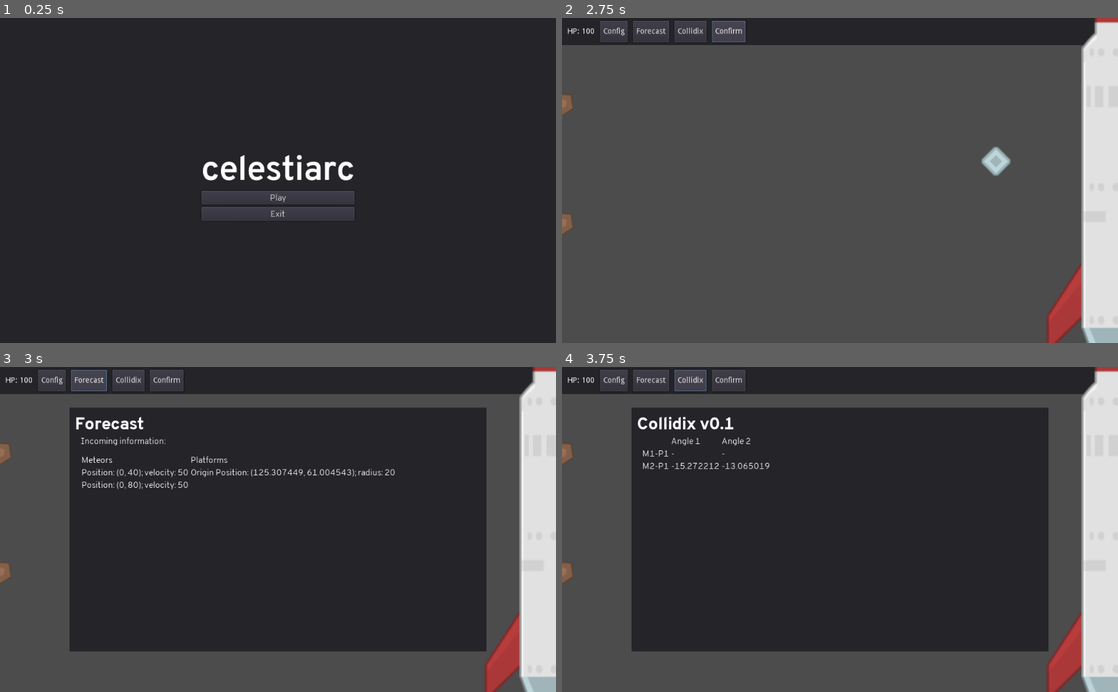
Above: before the commit, frames 1-4 (two rows, left to right).
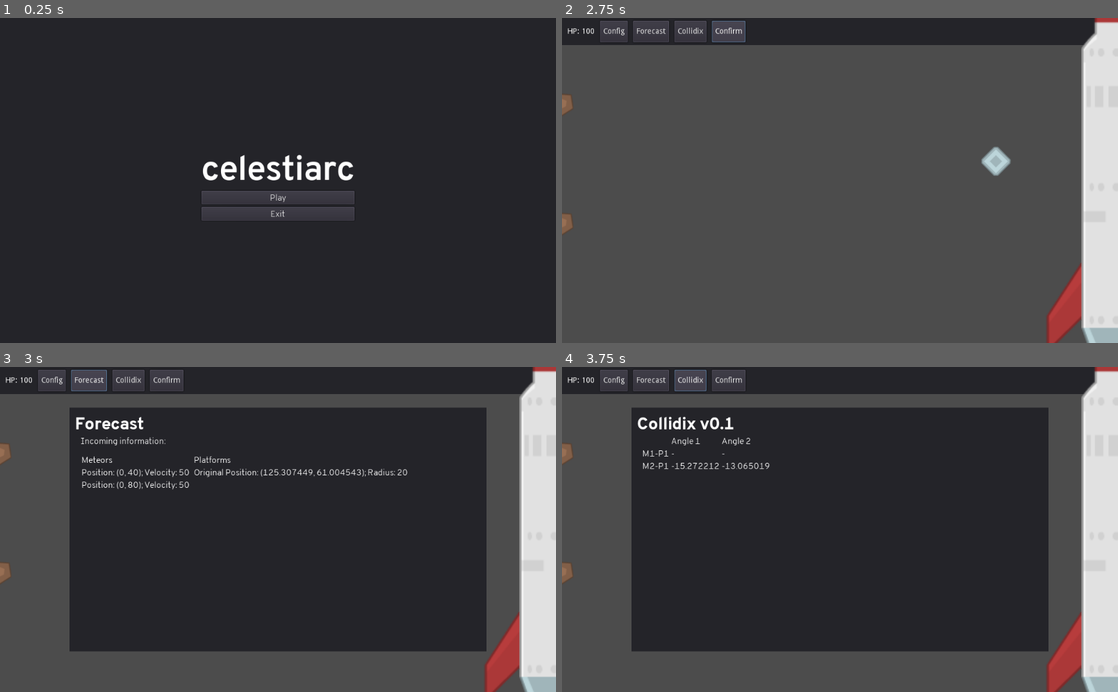
Above: after the commit, the same moments.

Repository: DrgnInventor/celestiarc
Game: Godot game, scene res://scenes/MainMenu.tscn
Same seed, same stepped clock (60 frames per second), same inputs: the game is played once before the commit and once after it.
Inputs:
- Up to frame 1 (0.25 s): no input
- Up to frame 2 (2.75 s): click "Play" at 0.5 s; click "Confirm" at 1.25 s; click "Confirm" at 2 s
- Up to frame 3 (3 s): click "Forecast" at 2.75 s
- Up to frame 4 (3.75 s): click "Collidix" at 3.5 s

Frames 1-2 are identical in both runs. In frame 3, 0.7% of the frame differs, in the area x 26-74%, y 27-38%; in frame 4, nothing differs.

Commit message:
Table generation rework

Diff:
--- a/scenes/ForecastOverlay.tscn
+++ b/scenes/ForecastOverlay.tscn
@@ -37,7 +37,7 @@
 margin_top = 35.0
 margin_right = 596.0
 margin_bottom = 192.0
-columns = 2
+columns = 3
 __meta__ = {
 "_edit_use_anchors_": false
 }
--- a/scripts/Forecaster.gd
+++ b/scripts/Forecaster.gd
@@ -11,26 +11,45 @@
 	return label
 
 
-func create_row(a: String, b: String) -> void:
+func create_row(a: String, b: String, c: String) -> void:
 	forecast.add_child(_create_label(a))
 	forecast.add_child(_create_label(b))
+	forecast.add_child(_create_label(c))
+
+
+func generate_forecast_entry(a: Array, i, case: int):
+	var format
+	match case:
+		0:
+			format = "Position: %s; Velocity: %s"
+		1:
+			format = "Original Position: %s; Radius: %s"
+
+	if i <= a.size() - 1:
+		return format % [a[i][0], a[i][1]]
+	else:
+		return ""
 
 
 func refresh_data(m: Array, p: Array) -> void:
 	"""data: N sized array with arrays of 3 strings as children."""
 	for child in forecast.get_children():
 		child.queue_free()
+	var i = 0
+	create_row("Meteors","" ,"Platforms")
+	while true:
+		create_row(generate_forecast_entry(m, i, 0), "", generate_forecast_entry(p, i, 1))
+		i += 1
+		if generate_forecast_entry(m, i, 0) == generate_forecast_entry(p, i, 1):
+			break
 
-	var i = 0
-
-	create_row("Meteors", "Platforms")
-	while true:
-		if i+1 <= p.size() and i+1 <= m.size():
-			create_row(m[i], p[i])
-		elif i+1 > p.size() and i+1 <= m.size():
-			create_row(m[i], "")
-		elif i+1 <= p.size() and i+1 > m.size():
-			create_row("", p[i])
-		else:
-			break
-		i += 1
+	#while true:
+	#	if i+1 <= p.size() and i+1 <= m.size():
+	#		create_row(m[i], p[i])
+	#	elif i+1 > p.size() and i+1 <= m.size():
+	#		create_row(m[i], "")
+	#	elif i+1 <= p.size() and i+1 > m.size():
+	#		create_row("", p[i])
+	#	else:
+	#		break
+	#	i += 1
--- a/scripts/main.gd
+++ b/scripts/main.gd
@@ -149,21 +149,19 @@
 
 func forecast_mformater(data: Array):
 	var mTable = []
-	var mFormat = "Position: %s; velocity: %s"
 	for meteor in data:
 		var v = meteor.velocity
 		var pos = CoordUtil.px_to_canon_coord(meteor.global_position)
-		mTable.append(mFormat % [pos, v])
+		mTable.append([pos, v])
 	return mTable
 
 
 func forecast_pformater(data: Array):
 	var pTable = []
-	var pFormat = "Origin Position: %s; radius: %s"
 	for platform in data:
 		var pos = CoordUtil.px_to_canon_coord(platform.global_position)
 		var radius = platform.radius
-		pTable.append(pFormat % [pos, radius])
+		pTable.append([pos, radius])
 	return pTable
 
 
